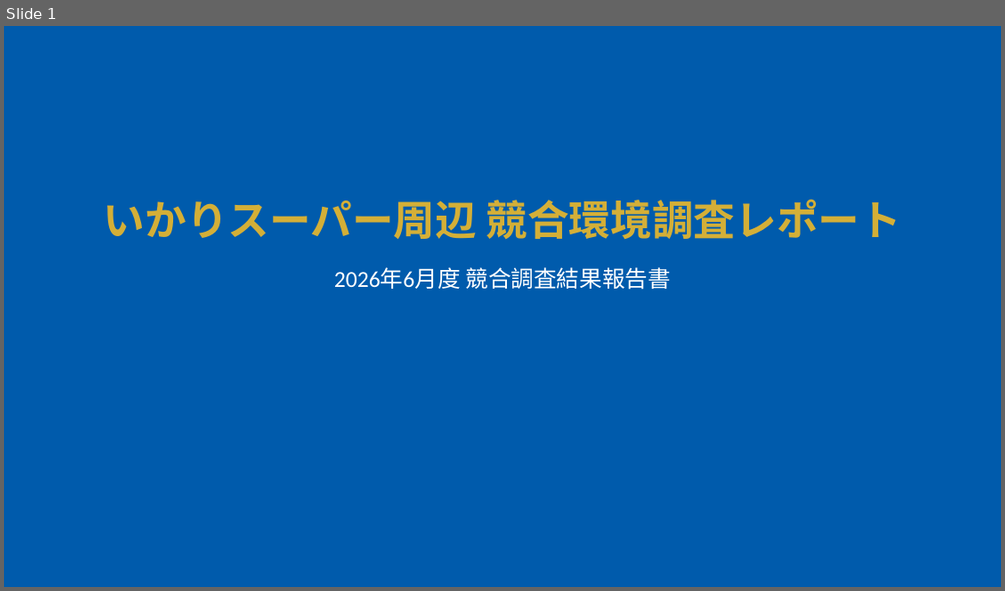
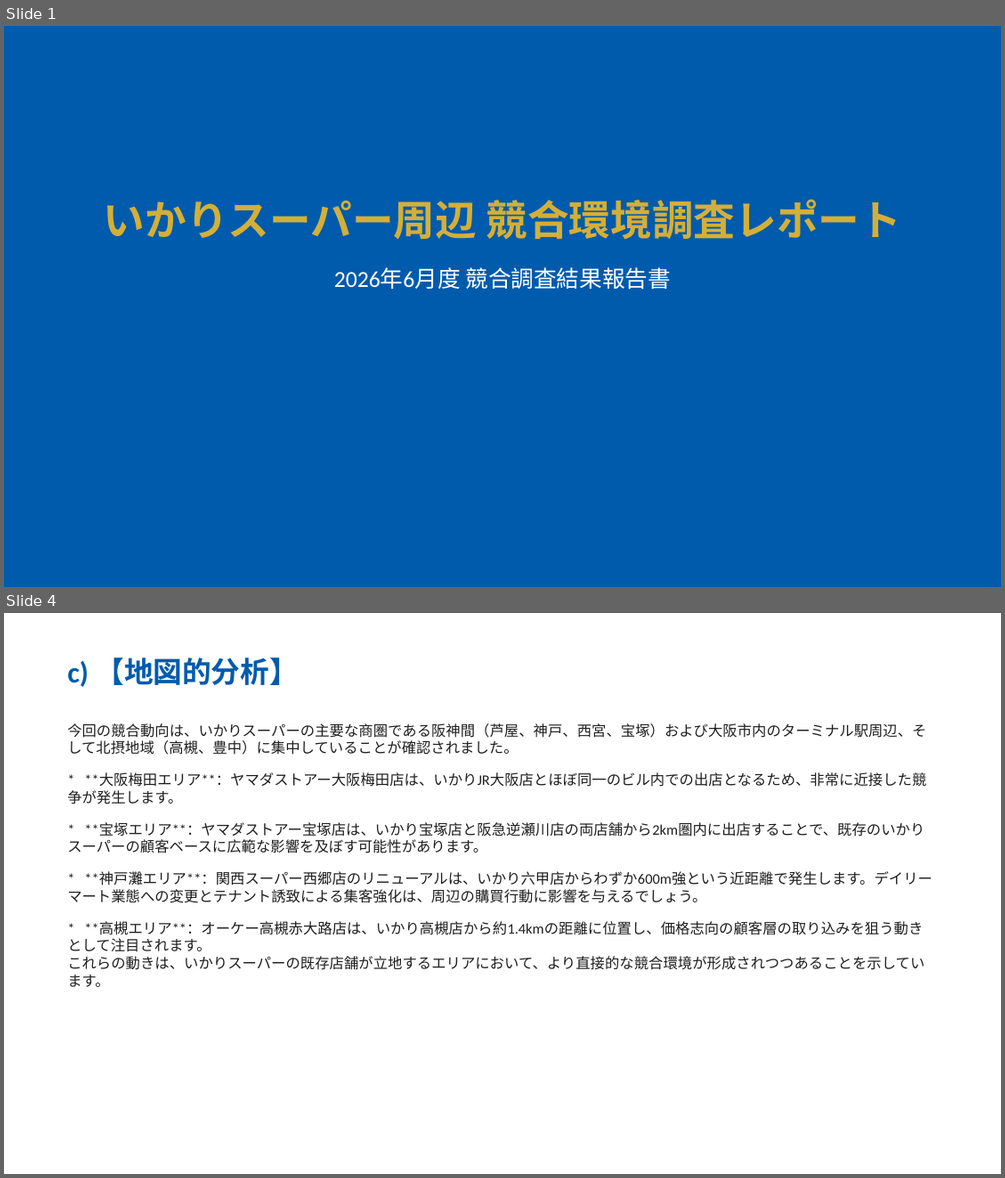
Before and after one commit to yutatbgt-bit/Competitive-research, a slide deck: report/2026_06_28_competitive_report_within_2km.pptx. Shown one above the other, each under a label of ours: slide 1 before the commit, slides 1 and 4 after it; the slides between them are not shown. The pictures are 1005x591 and 1005x1178 pixels, drawn with LibreOffice and Linux fonts; fonts in the diff are those of the drawing. Boxes give left, top, right and bottom in pixels: in the first picture for what was removed or moved away, otherwise in the second. Text is boxed around its words. In the diff, an @@ line names an element or a change of style, - is before the commit and + after.

```diff
--- a/report/2026_06_28_competitive_report_within_2km.pptx
+++ b/report/2026_06_28_competitive_report_within_2km.pptx
@@ slide 4 added at (x1=4, y1=613, x2=1001, y2=1174), background #FFFFFF @@
@@ text added at (x1=67, y1=657, x2=298, y2=687), 28 pt, text #005BAC, bold @@
+c) 【地図的分析】
@@ text added at (x1=67, y1=723, x2=931, y2=987), 14 pt, text #1E1E1E @@
+今回の競合動向は、いかりスーパーの主要な商圏である阪神間（芦屋、神戸、西宮、宝塚）および大阪市内のターミナル駅周辺、そして北摂地域（高槻、豊中）に集中していることが確認されました。
+* **大阪梅田エリア**：ヤマダストアー大阪梅田店は、いかりJR大阪店とほぼ同一のビル内での出店となるため、非常に近接した競争が発生します。
+* **宝塚エリア**：ヤマダストアー宝塚店は、いかり宝塚店と阪急逆瀬川店の両店舗から2km圏内に出店することで、既存のいかりスーパーの顧客ベースに広範な影響を及ぼす可能性があります。
+* **神戸灘エリア**：関西スーパー西郷店のリニューアルは、いかり六甲店からわずか600m強という近距離で発生します。デイリーマート業態への変更とテナント誘致による集客強化は、周辺の購買行動に影響を与えるでしょう。
+* **高槻エリア**：オーケー高槻赤大路店は、いかり高槻店から約1.4kmの距離に位置し、価格志向の顧客層の取り込みを狙う動きとして注目されます。
+これらの動きは、いかりスーパーの既存店舗が立地するエリアにおいて、より直接的な競合環境が形成されつつあることを示しています。
```
Also in this commit, not shown: 5 other slides added, 1 slide removed, 5 other files.
